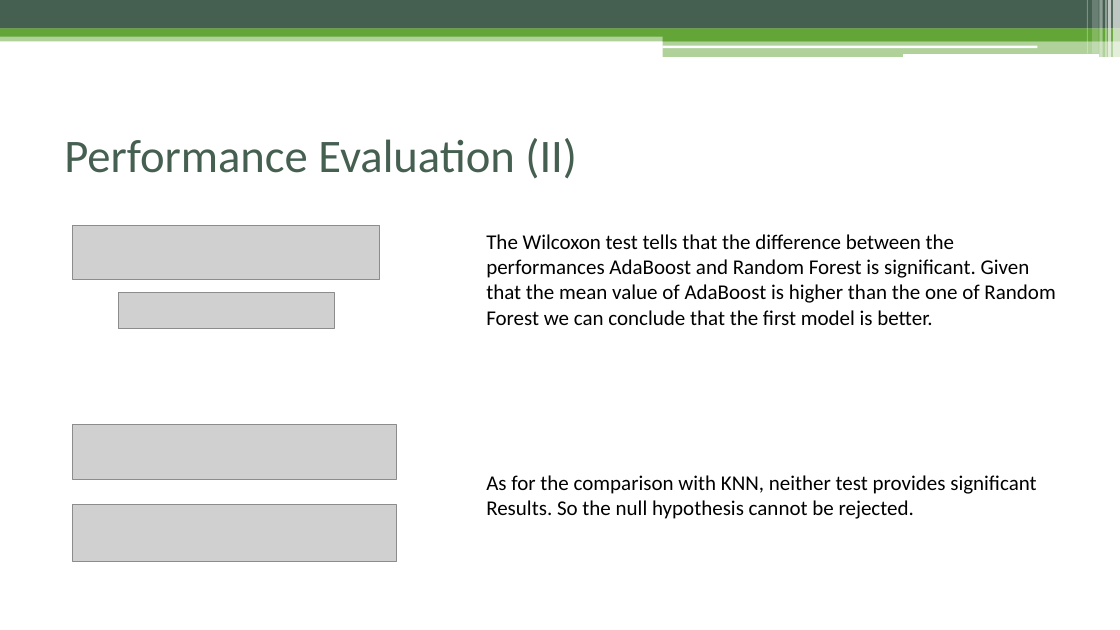
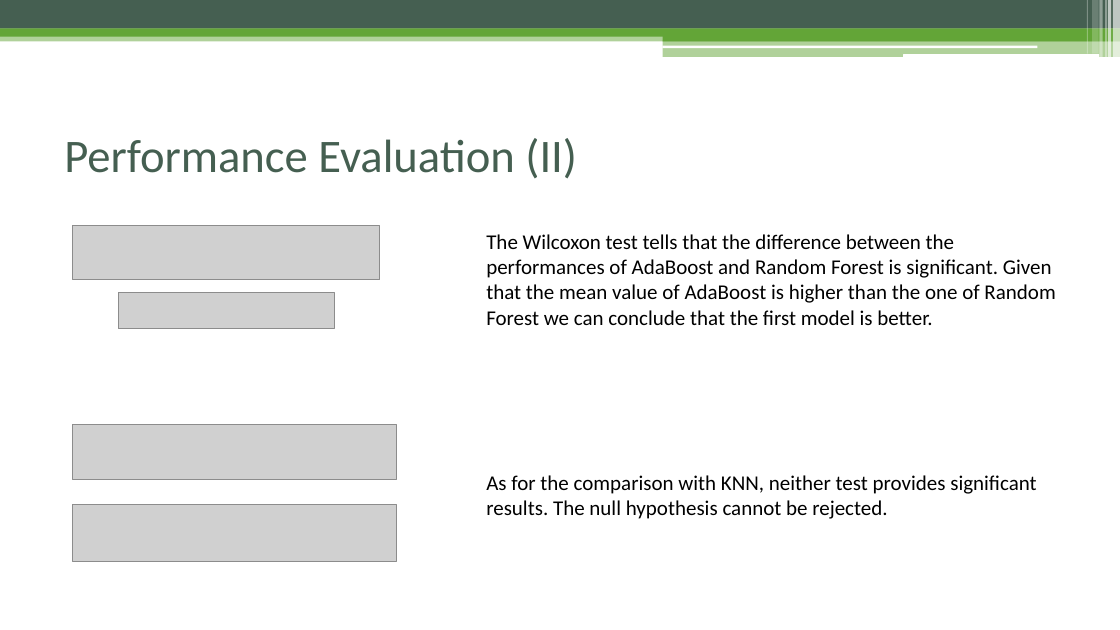
Before and after one commit to EmanueleTinghi/Data-Mining-Project, a slide deck: slide 16 of Docs/Presentation.pptx. Drawn at 1120x630 pixels with LibreOffice and Linux fonts; fonts in the diff are those of the drawing; grey boxes stand for pictures. Boxes give left, top, right and bottom in pixels: in the first picture for what was removed or moved away, otherwise in the second. Text is boxed around its words. In the diff, an @@ line names an element or a change of style, - is before the commit and + after.

```diff
--- a/Docs/Presentation.pptx
+++ b/Docs/Presentation.pptx
@@ text at (x1=486, y1=234, x2=1055, y2=325): text changed @@
-The Wilcoxon test tells that the difference between the performances AdaBoost and Random Forest is significant. Given that the mean value of AdaBoost is higher than the one of Random Forest we can conclude that the first model is better.
+The Wilcoxon test tells that the difference between the performances of AdaBoost and Random Forest is significant. Given that the mean value of AdaBoost is higher than the one of Random Forest we can conclude that the first model is better.
@@ text at (x1=486, y1=500, x2=887, y2=519): text changed @@
-Results. So the null hypothesis cannot be rejected.
+results. The null hypothesis cannot be rejected.
```
Also in this commit, not shown: 8 other slides changed.
